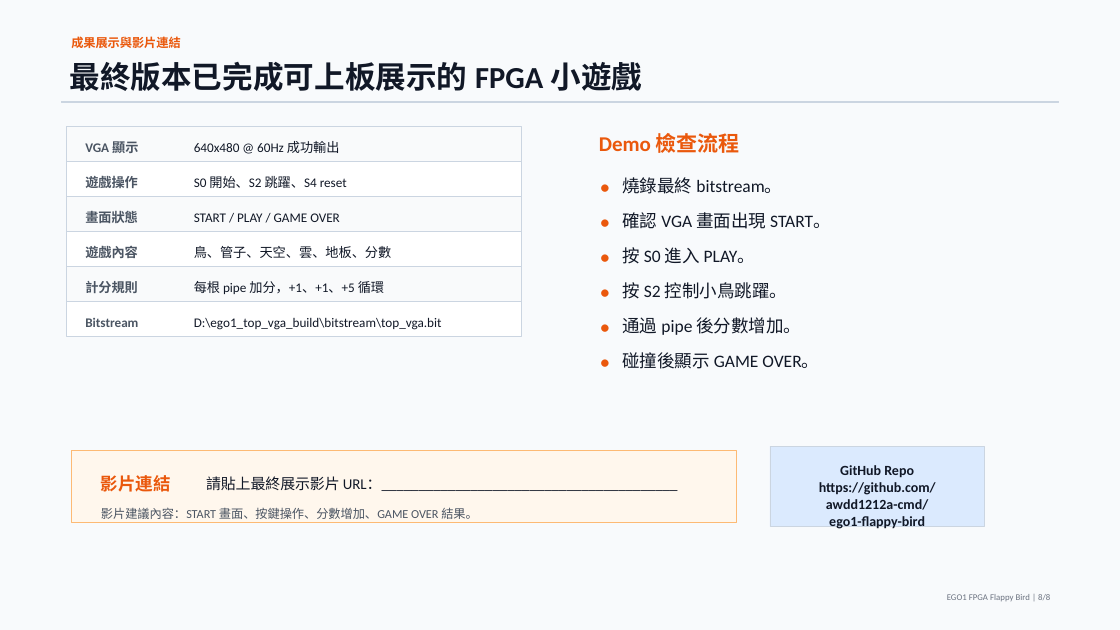
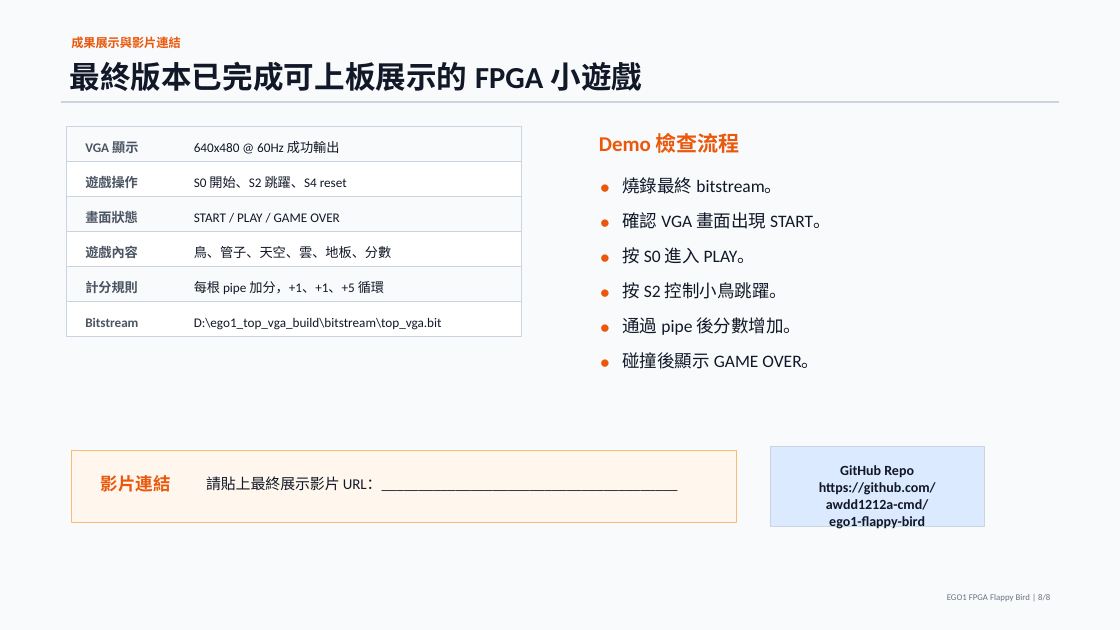
Before and after one commit to awdd1212a-cmd/ego1-flappy-bird, a slide deck: slide 8 of outputs/EGO1_Flappy_Bird_FPGA_8頁書面型PPT報告.pptx. Drawn at 1120x630 pixels with LibreOffice and Linux fonts; fonts in the diff are those of the drawing. Boxes give left, top, right and bottom in pixels: in the first picture for what was removed or moved away, otherwise in the second. Text is boxed around its words. In the diff, an @@ line names an element or a change of style, - is before the commit and + after.

Commit message:
docs: refine final report slide

```diff
--- a/outputs/EGO1_Flappy_Bird_FPGA_8頁書面型PPT報告.pptx
+++ b/outputs/EGO1_Flappy_Bird_FPGA_8頁書面型PPT報告.pptx
@@ text removed at box(101, 507, 478, 519) @@
-影片建議內容：START 畫面、按鍵操作、分數增加、GAME OVER 結果。
```
